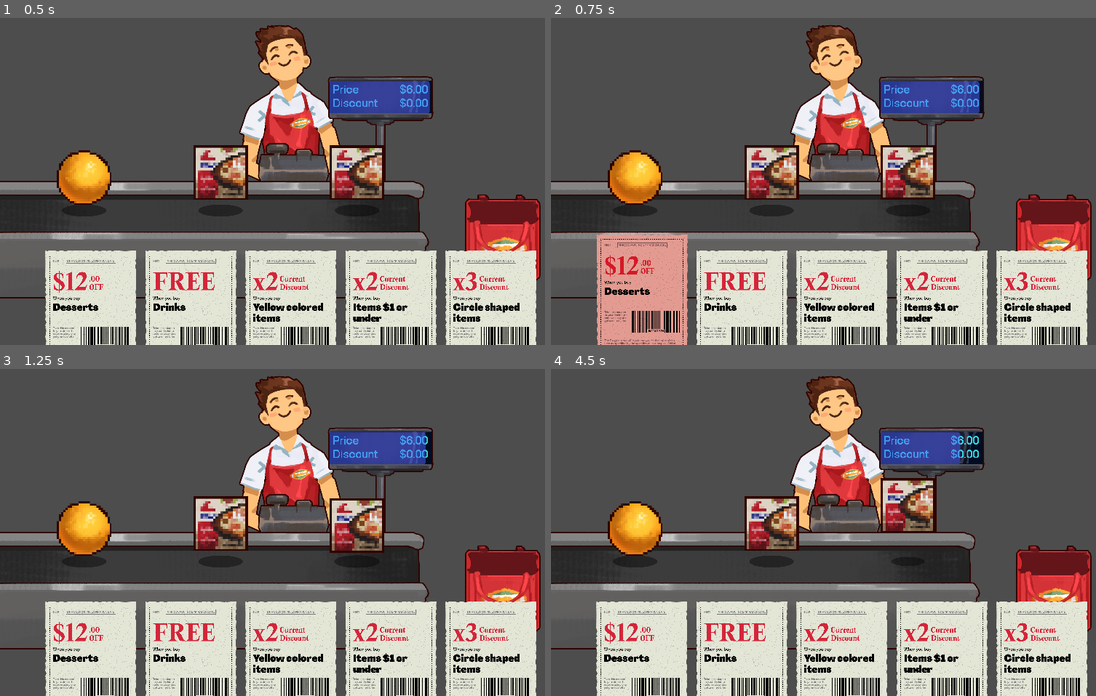
Above: before the commit, frames 1-4 (two rows, left to right).
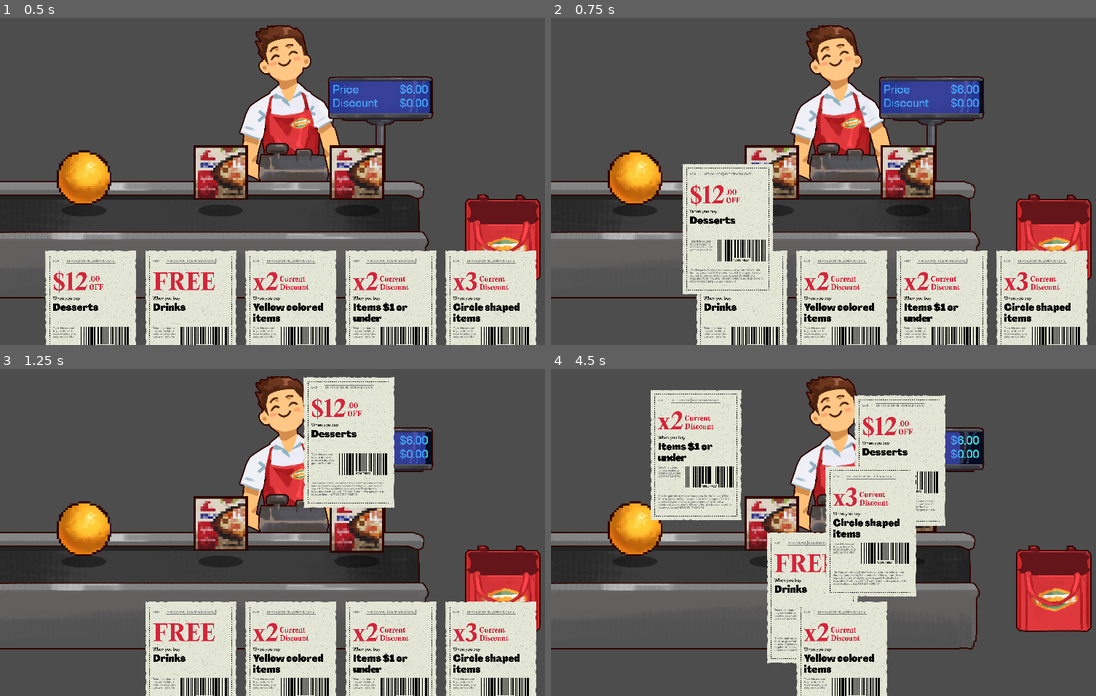
Above: after the commit, the same moments.

Repository: bits-by-brandon/coupon-game
Game: Godot game, scene res://scenes/main/main.tscn
Same seed, same stepped clock (60 frames per second), same inputs: the game is played once before the commit and once after it.
Inputs (mouse positions are in pixels of both pictures, inside the frame that each line leads up to):
- Up to frame 1 (0.5 s): no input
- Up to frame 2 (0.75 s): tap Enter at 0.5 s; drag from (643, 315) to (899, 109) at 0.52 s
- Up to frame 3 (1.25 s): no input
- Up to frame 4 (4.5 s): drag from (741, 666) to (812, 597) at 1.27 s; move the mouse to (839, 650) at 2.02 s; hold Right 2.03-2.75 s; tap Z at 2.1 s; click (839, 650) at 2.17 s; drag from (943, 666) to (665, 483) at 2.77 s; drag from (1041, 666) to (872, 532) at 3.52 s; drag from (665, 483) to (752, 450) at 4.27 s

Frame 1 is identical in both runs. In frame 2, 11% of the frame differs, in the area x 8-41%, y 44-100%; in frame 3, 11%; in frame 4, 39%, in the area x 8-99%, y 6-100%.

Commit message:
wip dragging

Diff:
--- a/event_bus.gd
+++ b/event_bus.gd
@@ -5,5 +5,6 @@
 signal coupon_used(coupon: CouponEntity)
 signal coupon_discarded(coupon: CouponEntity)
 signal coupon_applied(coupon: CouponEntity, item : ItemEntity)
+signal coupon_dragged(coupon: CouponEntity, is_right : bool)
 signal discards_changed(discards: int)
 signal explode_requested(position: Vector2)
--- a/scenes/coupon_entity/coupon_entity.gd
+++ b/scenes/coupon_entity/coupon_entity.gd
@@ -3,24 +3,30 @@
 
 const filter_group_scene := preload("res://scenes/coupon_entity/filter_label_group.tscn")
 
+var is_thrown : bool = false
+var is_used : bool = false
+var is_pressed : bool = false
+var is_dragging : bool = false
+var drag_start_x : float = 0.0
+
 var tween : Tween
 var data : CouponData
-var is_thrown : bool = false
-var is_used : bool = false
 var velocity : Vector2 = Vector2()
 var angular_vel := 0.0
 @onready var gravity := Vector2(0, 60)
 @onready var animation : AnimationPlayer = %AnimationPlayer
+@onready var inner : Control = %Inner
 @onready var card_sound : AudioStreamPlayer2D = %CardSound
 @export var hover_offset : Vector2 = Vector2(0, -40)
 @export var throw_range : float = 1400.0
 @export var throw_spin : float = 10.0
 
 func _ready() -> void:
-	%Filter.text = data.filters[0].get_label()
-	%DiscountPrimary.text = data.discount.get_primary()
-	%DiscountSuper.text = data.discount.get_super()
-	%DiscountSub.text = data.discount.get_sub()
+	if data != null:
+		%Filter.text = data.filters[0].get_label()
+		%DiscountPrimary.text = data.discount.get_primary()
+		%DiscountSuper.text = data.discount.get_super()
+		%DiscountSub.text = data.discount.get_sub()
 
 	mouse_entered.connect(_on_mouse_entered)
 	mouse_exited.connect(_on_mouse_exited)
@@ -52,7 +58,7 @@
 	card_sound.play()
 
 func request_explosion() -> void:
-	Events.explode_requested.emit(%Inner.global_position + %Inner.size / 2)
+	Events.explode_requested.emit(inner.global_position + %Inner.size / 2)
 
 func _process(delta):
 	if is_thrown:
@@ -64,17 +70,48 @@
 	if is_thrown || is_used:
 		return
 
-	if event is InputEventMouseButton:
-		if event.button_index == MOUSE_BUTTON_LEFT && event.pressed:
-			Events.coupon_used.emit(self)
+	if event is InputEventMouseMotion:
+		if is_pressed:
+			print("dragging")
+			is_dragging = true
+
+			# Dragging
+			inner.position += event.relative
+
+			var drag_x_distance = drag_start_x - get_global_mouse_position().x
+			if drag_x_distance > size.x / 2:
+				Events.coupon_dragged.emit(self, true)
+			if drag_x_distance < -size.x / 2:
+				Events.coupon_dragged.emit(self, true)
+
 			accept_event()
+
+	elif event is InputEventMouseButton:
+
+		if event.button_index == MOUSE_BUTTON_LEFT:
+			if event.pressed:
+				is_pressed = true
+				drag_start_x = get_global_mouse_position().x
+				z_index = 1
+				print('setting drag start', drag_start_x)
+
+			elif event.is_released():
+				is_pressed = false
+				if is_dragging:
+					is_dragging = false
+					z_index = 0
+				else:
+					Events.coupon_used.emit(self)
+			accept_event()
+
 		elif event.button_index == MOUSE_BUTTON_RIGHT && event.pressed:
 			Events.coupon_discarded.emit(self)
 			play_discard()
 			accept_event()
 
+
 func _on_mouse_entered() -> void:
-	if is_thrown || is_used:
+	if is_thrown || is_used || is_pressed || is_dragging:
 		return
 
 	if tween != null:
@@ -88,7 +125,7 @@
 	tween.play()
 
 func _on_mouse_exited() -> void:
-	if is_thrown || is_used:
+	if is_thrown || is_used || is_pressed || is_dragging:
 		return
 
 	if tween != null:
--- a/scenes/coupon_entity/coupon_entity.tscn
+++ b/scenes/coupon_entity/coupon_entity.tscn
@@ -10,6 +10,108 @@
 [ext_resource type="AudioStream" uid="uid://k0xwfplydprt" path="res://assets/sfx/cardSlide6.ogg" id="6_hdywd"]
 [ext_resource type="AudioStream" uid="uid://868v4xfaawap" path="res://assets/sfx/minimize_008.ogg" id="7_2ricb"]
 [ext_resource type="AudioStream" uid="uid://bpib57scnjhlj" path="res://assets/sfx/cardSlide2.ogg" id="7_lc5gb"]
+
+[sub_resource type="Animation" id="Animation_ouail"]
+length = 0.001
+tracks/0/type = "value"
+tracks/0/imported = false
+tracks/0/enabled = true
+tracks/0/path = NodePath("Inner:position")
+tracks/0/interp = 1
+tracks/0/loop_wrap = true
+tracks/0/keys = {
+"times": PackedFloat32Array(0),
+"transitions": PackedFloat32Array(1),
+"update": 0,
+"values": [Vector2(0, 0)]
+}
+tracks/1/type = "value"
+tracks/1/imported = false
+tracks/1/enabled = true
+tracks/1/path = NodePath("Inner:modulate")
+tracks/1/interp = 1
+tracks/1/loop_wrap = true
+tracks/1/keys = {
+"times": PackedFloat32Array(0),
+"transitions": PackedFloat32Array(1),
+"update": 0,
+"values": [Color(1, 1, 1, 1)]
+}
+tracks/2/type = "value"
+tracks/2/imported = false
+tracks/2/enabled = true
+tracks/2/path = NodePath("Inner:scale")
+tracks/2/interp = 1
+tracks/2/loop_wrap = true
+tracks/2/keys = {
+"times": PackedFloat32Array(0),
+"transitions": PackedFloat32Array(1),
+"update": 0,
+"values": [Vector2(1, 1)]
+}
+
+[sub_resource type="Animation" id="Animation_dhign"]
+resource_name = "discard"
+length = 0.3
+step = 0.001
+tracks/0/type = "value"
+tracks/0/imported = false
+tracks/0/enabled = true
+tracks/0/path = NodePath("Inner:modulate")
+tracks/0/interp = 1
+tracks/0/loop_wrap = true
+tracks/0/keys = {
+"times": PackedFloat32Array(0, 0.138, 0.299),
+"transitions": PackedFloat32Array(1, 1, 1),
+"update": 0,
+"values": [Color(1, 1, 1, 1), Color(1, 1, 1, 1), Color(1, 1, 1, 0)]
+}
+tracks/1/type = "audio"
+tracks/1/imported = false
+tracks/1/enabled = true
+tracks/1/path = NodePath("Sounds")
+tracks/1/interp = 1
+tracks/1/loop_wrap = true
+tracks/1/keys = {
+"clips": [{
+"end_offset": 0.0,
+"start_offset": 0.0156409,
+"stream": ExtResource("7_2ricb")
+}],
+"times": PackedFloat32Array(0)
+}
+tracks/1/use_blend = true
+
+[sub_resource type="Animation" id="Animation_xea5h"]
+resource_name = "enter"
+length = 0.2
+step = 0.01
+tracks/0/type = "value"
+tracks/0/imported = false
+tracks/0/enabled = true
+tracks/0/path = NodePath("Inner:position")
+tracks/0/interp = 1
+tracks/0/loop_wrap = true
+tracks/0/keys = {
+"times": PackedFloat32Array(0, 0.19),
+"transitions": PackedFloat32Array(0.203063, 0.0358968),
+"update": 0,
+"values": [Vector2(2.08165e-12, 300), Vector2(0, 0)]
+}
+tracks/1/type = "method"
+tracks/1/imported = false
+tracks/1/enabled = true
+tracks/1/path = NodePath("CardSound")
+tracks/1/interp = 1
+tracks/1/loop_wrap = true
+tracks/1/keys = {
+"times": PackedFloat32Array(0),
+"transitions": PackedFloat32Array(1),
+"values": [{
+"args": [0.0],
+"method": &"play"
+}]
+}
 
 [sub_resource type="Animation" id="Animation_0k4nx"]
 resource_name = "error"
@@ -54,76 +156,6 @@
 "times": PackedFloat32Array(0)
 }
 tracks/2/use_blend = true
-
-[sub_resource type="Animation" id="Animation_ouail"]
-length = 0.001
-tracks/0/type = "value"
-tracks/0/imported = false
-tracks/0/enabled = true
-tracks/0/path = NodePath("Inner:position")
-tracks/0/interp = 1
-tracks/0/loop_wrap = true
-tracks/0/keys = {
-"times": PackedFloat32Array(0),
-"transitions": PackedFloat32Array(1),
-"update": 0,
-"values": [Vector2(0, 0)]
-}
-tracks/1/type = "value"
-tracks/1/imported = false
-tracks/1/enabled = true
-tracks/1/path = NodePath("Inner:modulate")
-tracks/1/interp = 1
-tracks/1/loop_wrap = true
-tracks/1/keys = {
-"times": PackedFloat32Array(0),
-"transitions": PackedFloat32Array(1),
-"update": 0,
-"values": [Color(1, 1, 1, 1)]
-}
-tracks/2/type = "value"
-tracks/2/imported = false
-tracks/2/enabled = true
-tracks/2/path = NodePath("Inner:scale")
-tracks/2/interp = 1
-tracks/2/loop_wrap = true
-tracks/2/keys = {
-"times": PackedFloat32Array(0),
-"transitions": PackedFloat32Array(1),
-"update": 0,
-"values": [Vector2(1, 1)]
-}
-
-[sub_resource type="Animation" id="Animation_xea5h"]
-resource_name = "enter"
-length = 0.2
-step = 0.01
-tracks/0/type = "value"
-tracks/0/imported = false
-tracks/0/enabled = true
-tracks/0/path = NodePath("Inner:position")
-tracks/0/interp = 1
-tracks/0/loop_wrap = true
-tracks/0/keys = {
-"times": PackedFloat32Array(0, 0.19),
-"transitions": PackedFloat32Array(0.203063, 0.0358968),
-"update": 0,
-"values": [Vector2(2.08165e-12, 300), Vector2(0, 0)]
-}
-tracks/1/type = "method"
-tracks/1/imported = false
-tracks/1/enabled = true
-tracks/1/path = NodePath("CardSound")
-tracks/1/interp = 1
-tracks/1/loop_wrap = true
-tracks/1/keys = {
-"times": PackedFloat32Array(0),
-"transitions": PackedFloat32Array(1),
-"values": [{
-"args": [0.0],
-"method": &"play"
-}]
-}
 
 [sub_resource type="Animation" id="Animation_hrxuq"]
 resource_name = "use"
@@ -199,38 +231,6 @@
 }
 tracks/4/use_blend = true
 
-[sub_resource type="Animation" id="Animation_dhign"]
-resource_name = "discard"
-length = 0.3
-step = 0.001
-tracks/0/type = "value"
-tracks/0/imported = false
-tracks/0/enabled = true
-tracks/0/path = NodePath("Inner:modulate")
-tracks/0/interp = 1
-tracks/0/loop_wrap = true
-tracks/0/keys = {
-"times": PackedFloat32Array(0, 0.138, 0.299),
-"transitions": PackedFloat32Array(1, 1, 1),
-"update": 0,
-"values": [Color(1, 1, 1, 1), Color(1, 1, 1, 1), Color(1, 1, 1, 0)]
-}
-tracks/1/type = "audio"
-tracks/1/imported = false
-tracks/1/enabled = true
-tracks/1/path = NodePath("Sounds")
-tracks/1/interp = 1
-tracks/1/loop_wrap = true
-tracks/1/keys = {
-"clips": [{
-"end_offset": 0.0,
-"start_offset": 0.0156409,
-"stream": ExtResource("7_2ricb")
-}],
-"times": PackedFloat32Array(0)
-}
-tracks/1/use_blend = true
-
 [sub_resource type="AnimationLibrary" id="AnimationLibrary_vlny3"]
 _data = {
 "RESET": SubResource("Animation_ouail"),
--- /dev/null
+++ b/scenes/main/hand.gd
@@ -0,0 +1,14 @@
+class_name Hand
+extends Control
+
+
+# @onready var placeholders : Array[node] = %Placeholders.get_children()
+# @onready var coupon_container : Container = %CouponContainer
+
+# func _ready() -> void:
+# 	Events.coupon_created.connect(_on_coupon_created)
+
+# func _on_coupon_created(coupon: CouponInstance) -> void:
+# 	var coupon_entity = preload("res://scenes/coupon_entity/coupon_entity.tscn").instantiate() as CouponEntity
+# 	coupon_entity.instance = coupon
+# 	coupon_container.add_child(coupon_entity)
